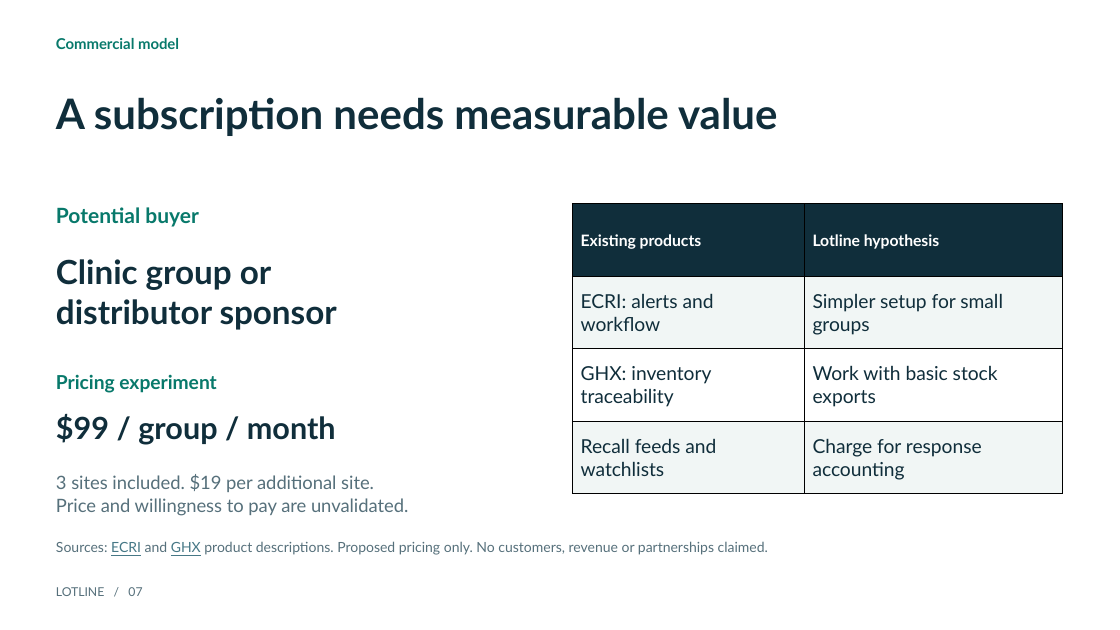
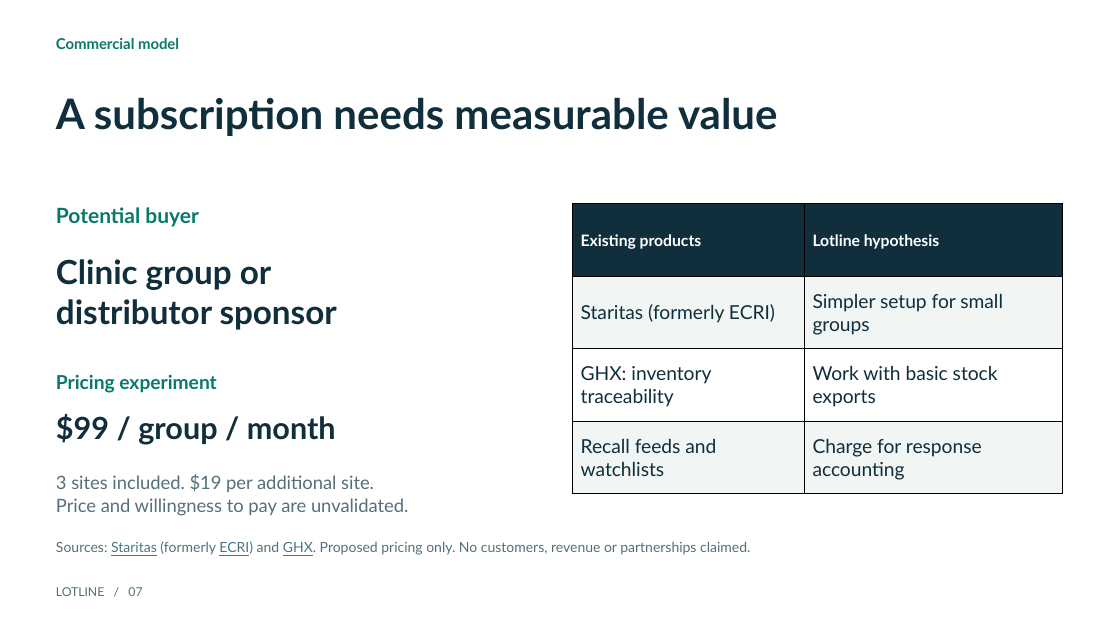
Before and after one commit to shi1720/lotline-hack2heal, a slide deck: slide 7 of submission/lotline-pitch.pptx. Drawn at 1120x630 pixels with LibreOffice and Linux fonts; fonts in the diff are those of the drawing. Boxes give left, top, right and bottom in pixels: in the first picture for what was removed or moved away, otherwise in the second. Text is boxed around its words. In the diff, an @@ line names an element or a change of style, - is before the commit and + after.

Commit message:
Package final demo and submission materials with verified sources

```diff
--- a/submission/lotline-pitch.pptx
+++ b/submission/lotline-pitch.pptx
@@ table at (572,204,1062,494) @@
-row 2, column 1: ECRI: alerts and workflow
+row 2, column 1: Staritas (formerly ECRI)
@@ text at (56,541,750,555): text changed @@
-Sources: ECRI and GHX product descriptions. Proposed pricing only. No customers, revenue or partnerships claimed.
+Sources: Staritas (formerly ECRI) and GHX. Proposed pricing only. No customers, revenue or partnerships claimed.
```
Also in this commit, not shown: 12 other files.
